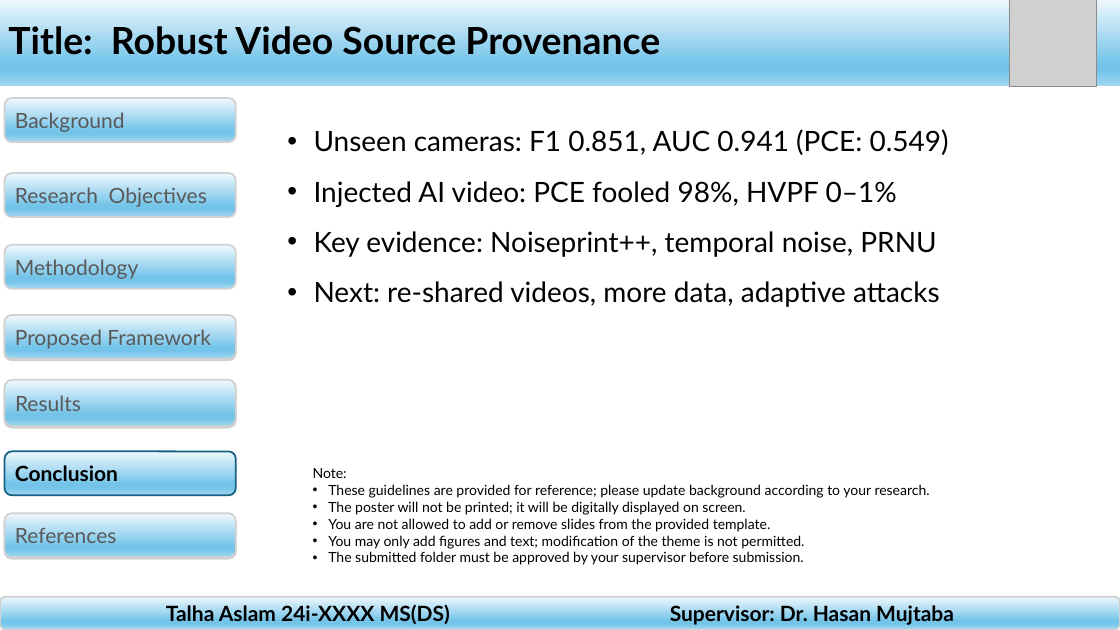
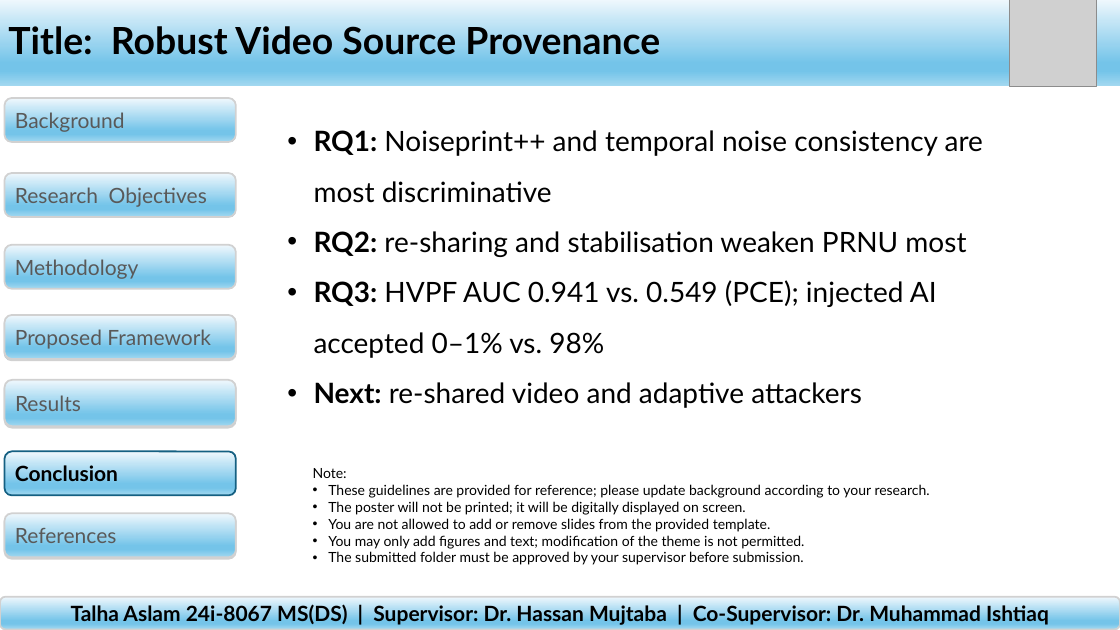
Before and after one commit to TalhaAslam44/PRNU-Research, a slide deck: slide 6 of report/mid_evaluation_poster.pptx. Drawn at 1120x630 pixels with LibreOffice and Linux fonts; fonts in the diff are those of the drawing; grey boxes stand for pictures. Boxes give left, top, right and bottom in pixels: in the first picture for what was removed or moved away, otherwise in the second. Text is boxed around its words. In the diff, an @@ line names an element or a change of style, - is before the commit and + after.

```diff
--- a/report/mid_evaluation_poster.pptx
+++ b/report/mid_evaluation_poster.pptx
@@ text at (x1=314, y1=130, x2=983, y2=408): text changed @@
-• Unseen cameras: F1 0.851, AUC 0.941 (PCE: 0.549)
-• Injected AI video: PCE fooled 98%, HVPF 0–1%
-• Key evidence: Noiseprint++, temporal noise, PRNU
-• Next: re-shared videos, more data, adaptive attacks
+• RQ1: Noiseprint++ and temporal noise consistency are most discriminative
+• RQ2: re-sharing and stabilisation weaken PRNU most
+• RQ3: HVPF AUC 0.941 vs. 0.549 (PCE); injected AI accepted 0–1% vs. 98%
+• Next: re-shared video and adaptive attackers
@@ text in rounded rectangle at (x1=71, y1=603, x2=1049, y2=625): text changed @@
-Talha Aslam 24i-XXXX MS(DS) Supervisor: Dr. Hasan Mujtaba
+Talha Aslam 24i-8067 MS(DS) | Supervisor: Dr. Hassan Mujtaba | Co-Supervisor: Dr. Muhammad Ishtiaq
```
Also in this commit, not shown: 6 other slides changed, 1 other file.
